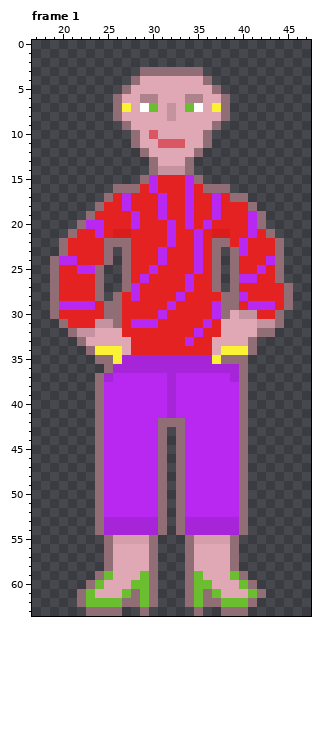
Pixel-art file, stored at art/characters/Tattanja.aseprite. Above is the file before it was changed.
64x64 pixels, 1 frame. Shown: frame 1: x 17..47, y 0..63. The commit also changed other frames, which this record leaves out.
New version:
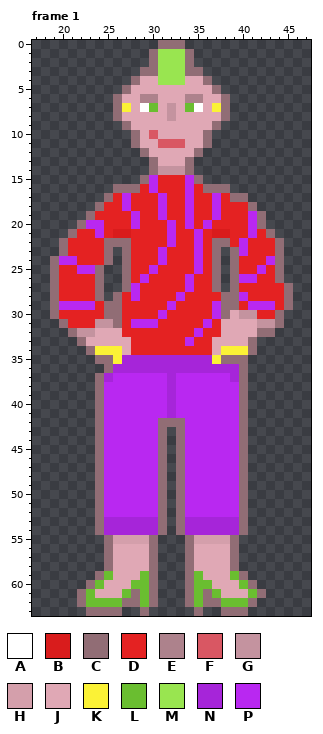
Palette (. is transparent): A #ffffff  B #d91c1c  C #916d75  D #e42222  E #ad828c  F #d95763  G #c4939f  H #d49fab  J #e0a8b5  K #fbf236  L #6abe30  M #99e550  N #a625d9  P #b928f1
From old to new:
Frame 1:
y 0: x 31..33 ... -> CCC
y 1..2: x 30..34 ..... -> CMMMC
y 3: x 31..33 CCC -> MMM
y 4: x 31..33 JJJ -> MMM
Where, in picture pixels (left, top, right, bottom), the same in both pictures:
changed: (149, 40, 194, 85)
